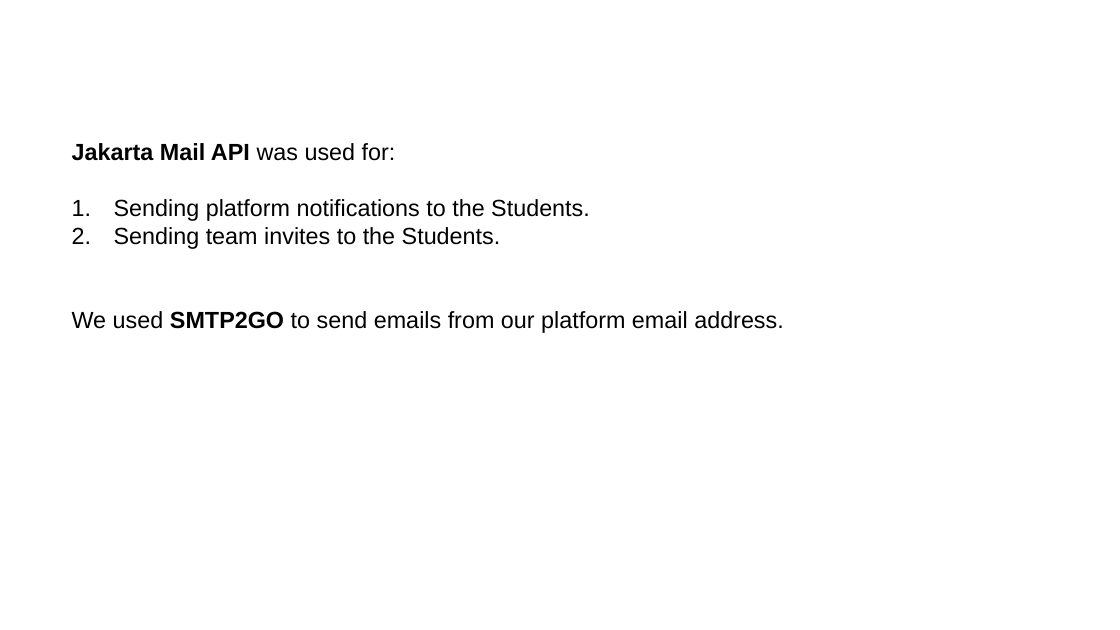
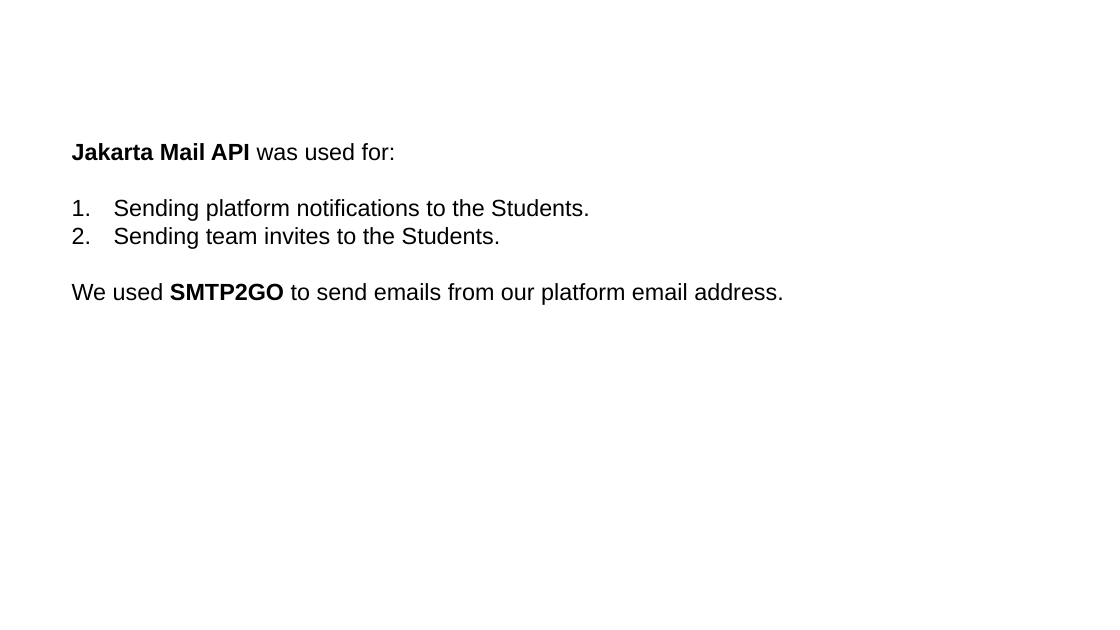
Before and after one commit to peetceenatoo/software-lifecycle, a slide deck: slide 18 of Slides/Slides.pptx. Drawn at 1120x630 pixels with LibreOffice and Linux fonts; fonts in the diff are those of the drawing; background and template pictures are left out. Boxes give left, top, right and bottom in pixels: in the first picture for what was removed or moved away, otherwise in the second. Text is boxed around its words. In the diff, an @@ line names an element or a change of style, - is before the commit and + after.

```diff
--- a/Slides/Slides.pptx
+++ b/Slides/Slides.pptx
@@ text "Jakarta Mail API was used ..." rewrapped from [72,143,784,333] to [72,143,784,305] @@
```
Also in this commit, not shown: 3 other slides changed.
